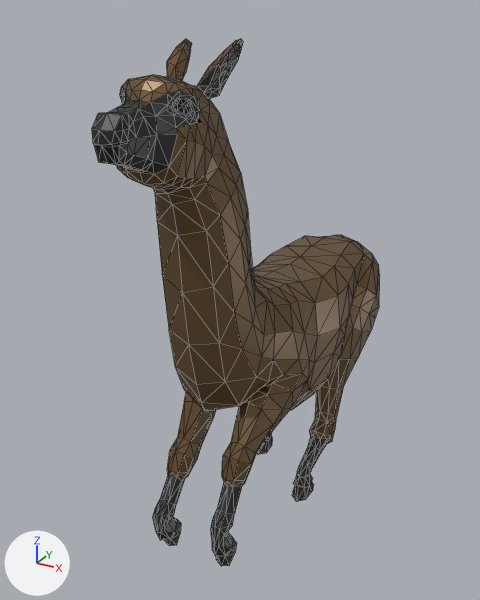
An edit to the glTF model assets/models/cc0_alpaca.glb, drawn before and after from the same camera.
One viewpoint serves both versions: a 50 mm lens placed at (2.66, -5.95, 6.75), pointed at (-0.28, -0.6, 4.08). The lights are fixed; the arrows at lower left show +X, +Y and +Z. The picture after the commit comes second. Both versions are drawn at frame 20 of the action 'AnimalArmature|Jump_toIdle'; the numbers are the values there. Mesh edges are drawn as thin lines. Vertices at exactly the same position are counted once.

Objects in the first picture: 'Alpaca'.
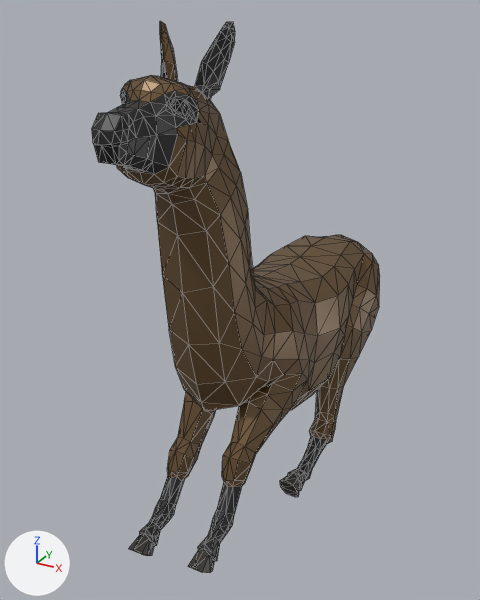
Changed parts and their boxes [x1, y1, x2, y2] in the pictures (480 x 600 px; the box of a moved part takes in the faces that stretch with it):
'Alpaca', reshaped: before [92, 39, 380, 566]; after [92, 21, 380, 573]
part 1 of me_alpaca, moved or reshaped: before [120, 39, 243, 116]; after [120, 21, 235, 116]
part 2 of me_alpaca, moved or reshaped: before [257, 434, 320, 502]; after [280, 445, 320, 497]
part 3 of me_alpaca, moved or reshaped: before [153, 499, 237, 566]; after [129, 499, 232, 573]
part 4 of me_alpaca, edited (looks the same): [117, 65, 380, 487] in both
part 5 of me_alpaca, recoloured: before [164, 435, 314, 566]; after [129, 473, 299, 573]

Patch to the scene script:
```diff
--- a/assets/models/cc0_alpaca.glb.py
+++ b/assets/models/cc0_alpaca.glb.py
@@ img_tex_mat_alpacaatlas_orm @@
+img_tex_mat_alpacaatlas_orm = load_image('Tex_Mat_AlpacaAtlas_ORM', '_unpacked/Tex_Mat_AlpacaAtlas_ORM', 128, 128, 'Non-Color')
@@ img_tex_mat_alpacaatlas_col @@
+img_tex_mat_alpacaatlas_col = load_image('Tex_Mat_AlpacaAtlas_Col', '_unpacked/Tex_Mat_AlpacaAtlas_Col', 128, 128, 'sRGB')
@@ mat_mat_alpacaatlas @@
+mat_mat_alpacaatlas = bpy.data.materials.new('Mat_AlpacaAtlas')
+# uses the picture img_tex_mat_alpacaatlas_col
+# uses the picture img_tex_mat_alpacaatlas_orm
@@ me_alpaca @@
 # used by ob_alpaca; location = (0.0, 0.0, 0.0); rotation_euler = (-1.571, 0.0, 0.0), in degrees (-90, 0, 0); scale = (100.0, 100.0, 100.0)
-me_alpaca.from_pydata(...)  # 1032 vertices, 2060 faces; spans x -0.0062..0.0065, y -0.0655..-0.0167, z -0.0279..0.02
-me_alpaca.materials.append(mat_main_light)  # brown #816441
-me_alpaca.materials.append(mat_main_dark)  # dark grey #333333
-me_alpaca.materials.append(mat_muzzle)  # black #252525
-me_alpaca.materials.append(mat_eyes_black)  # black #141414
-me_alpaca.materials.append(mat_eyes_white)  # white #e7e7e7
+me_alpaca.from_pydata(...)  # 1032 vertices, 2060 faces; spans x -0.0062..0.0065, y -0.0666..-0.0187, z -0.0279..0.0184
+# me_alpaca part 1: 146 of 1032 vertices moved; they spanned x -0.0035..0.0027, y -0.0655..-0.0612, z -0.0233..-0.0143 and now span x -0.0035..0.0028, y -0.0666..-0.0612, z -0.0234..-0.0166; mean shift (0.0, -0.0004, -0.0008); largest move (-0.0026, -0.0652, -0.0143) -> (-0.0034, -0.0666, -0.0168)
+# me_alpaca part 2: 92 of 1032 vertices moved; they spanned x -0.0047..0.0047, y -0.0222..-0.0167, z -0.0044..0.0027 and now span x -0.0046..0.0046, y -0.0232..-0.0187, z -0.007..0.0028; mean shift (0.0, -0.0011, -0.0016); largest move (-0.0035, -0.0179, -0.0002) -> (-0.0034, -0.0232, -0.0022)
+# me_alpaca part 3: 81 of 1032 vertices moved; they spanned x -0.0043..0.0042, y -0.0268..-0.0195, z -0.0217..-0.0178 and now span x -0.0043..0.0042, y -0.0269..-0.0216, z -0.0251..-0.0196; mean shift (0.0, -0.0011, -0.0023); largest move (-0.0034, -0.0195, -0.0192) -> (-0.0034, -0.0235, -0.0245)
+# me_alpaca part 4: all 1196 faces that had it switch from mat_main (brown #6e5537) to mat_mat_alpacaatlas
+# me_alpaca part 5: all 88 faces that had it switch from mat_hooves (dark grey #3e3b36) to mat_mat_alpacaatlas
+# me_alpaca part 6: texture (UV) coordinates changed
+# other edits to the shape of me_alpaca do not show in these pictures
```
